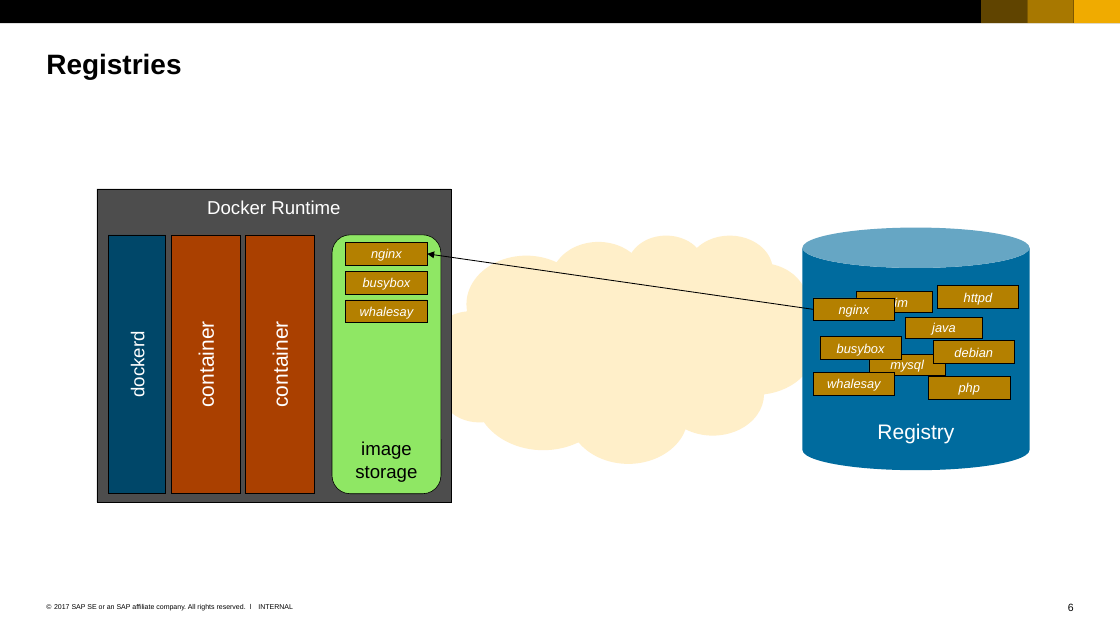
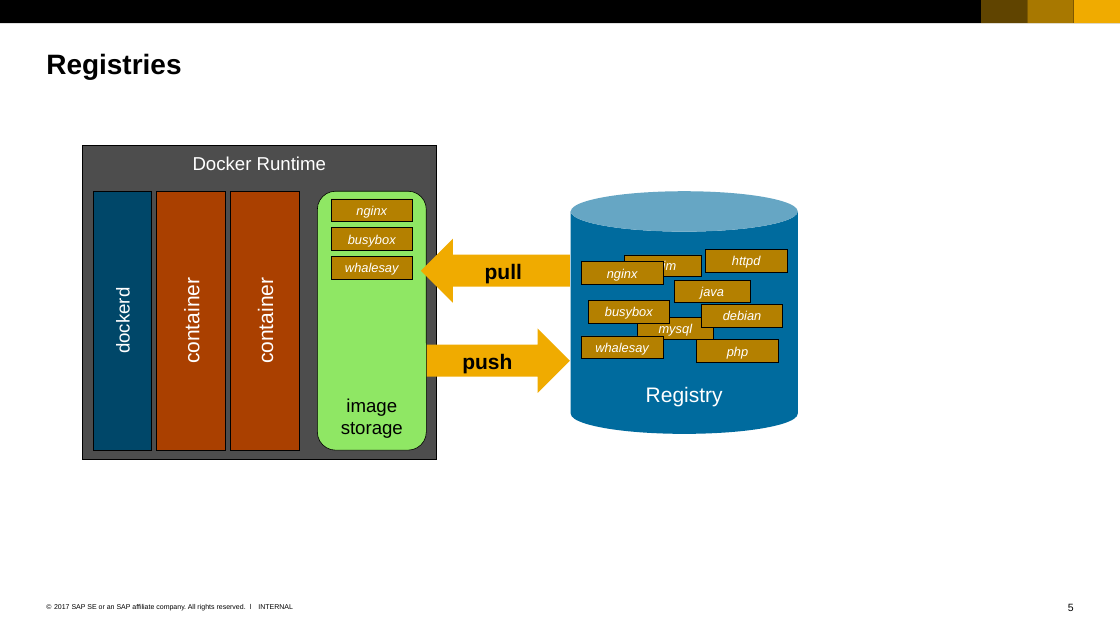
Before and after one commit to cuijiyao01/docker-k8s-training, a slide deck: slide 5 of docker/04_Images.pptx (slide 6 before the commit). Drawn at 1120x630 pixels with LibreOffice and Linux fonts; fonts in the diff are those of the drawing. Boxes give left, top, right and bottom in pixels: in the first picture for what was removed or moved away, otherwise in the second. Text is boxed around its words. In the diff, an @@ line names an element or a change of style, - is before the commit and + after.

```diff
--- a/docker/04_Images.pptx
+++ b/docker/04_Images.pptx
@@ left arrow added at (x1=421, y1=238, x2=569, y2=302), fill #F0AB00, 18 pt, text #000000, bold @@
+pull
@@ cloud removed at (x1=432, y1=235, x2=815, y2=463) @@
@@ 7 rectangles, 1 rounded rectangle moved together from (x1=97, y1=189, x2=451, y2=502) to (x1=82, y1=145, x2=437, y2=458) @@
@@ arrow removed from (813, 309) to (427, 254) @@
@@ right arrow added at (x1=421, y1=328, x2=569, y2=393), fill #F0AB00, 18 pt, text #000000, bold @@
+push
@@ 9 rectangles, 1 cylinder moved together from (x1=803, y1=228, x2=1029, y2=470) to (x1=571, y1=191, x2=798, y2=434) @@
@@ page number at (x1=1068, y1=603, x2=1074, y2=611): text changed @@
-6
+5
```
Also in this commit, not shown: 2 other slides changed, 2 slides added, 3 slides removed, 3 other files.
